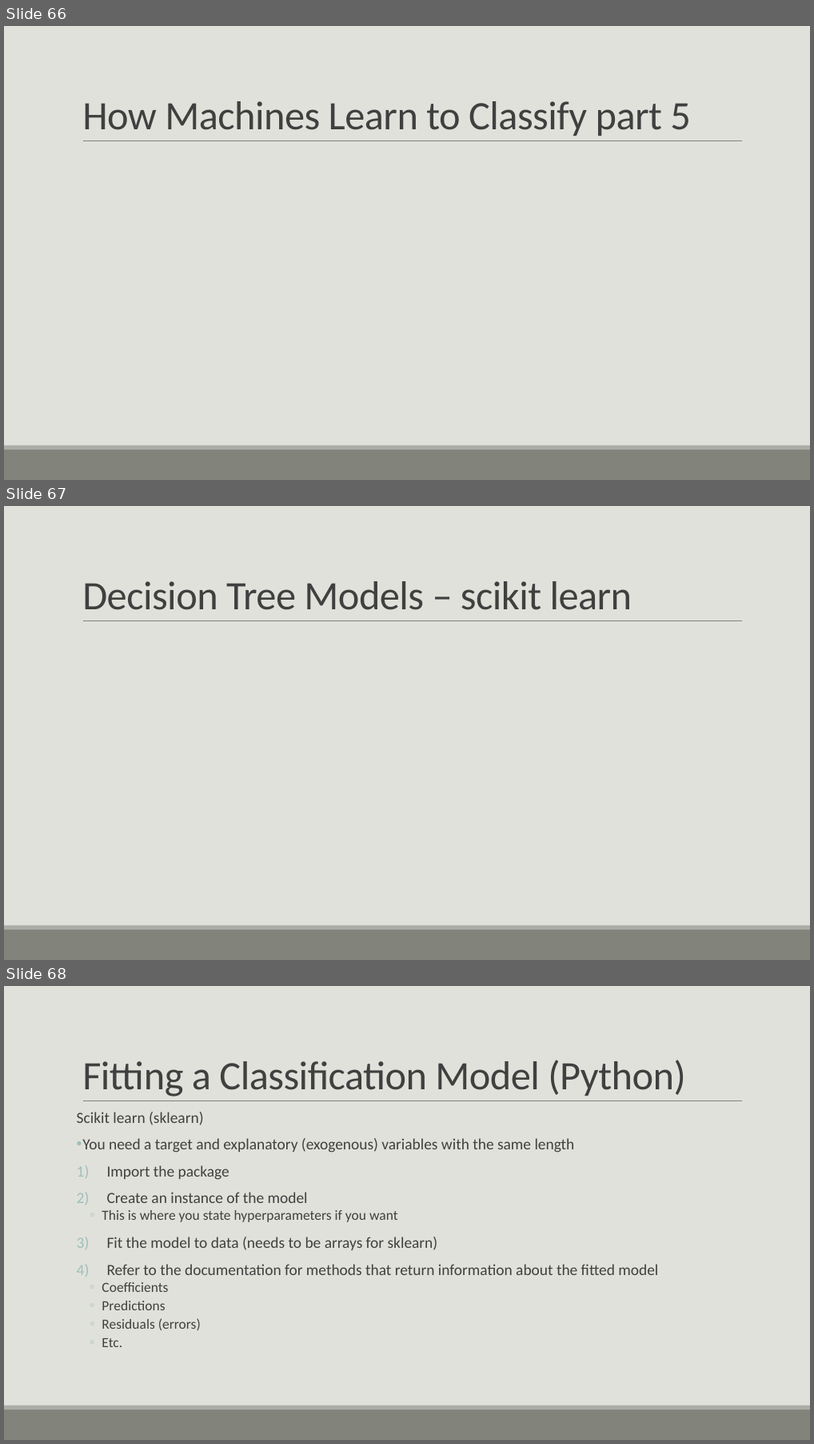
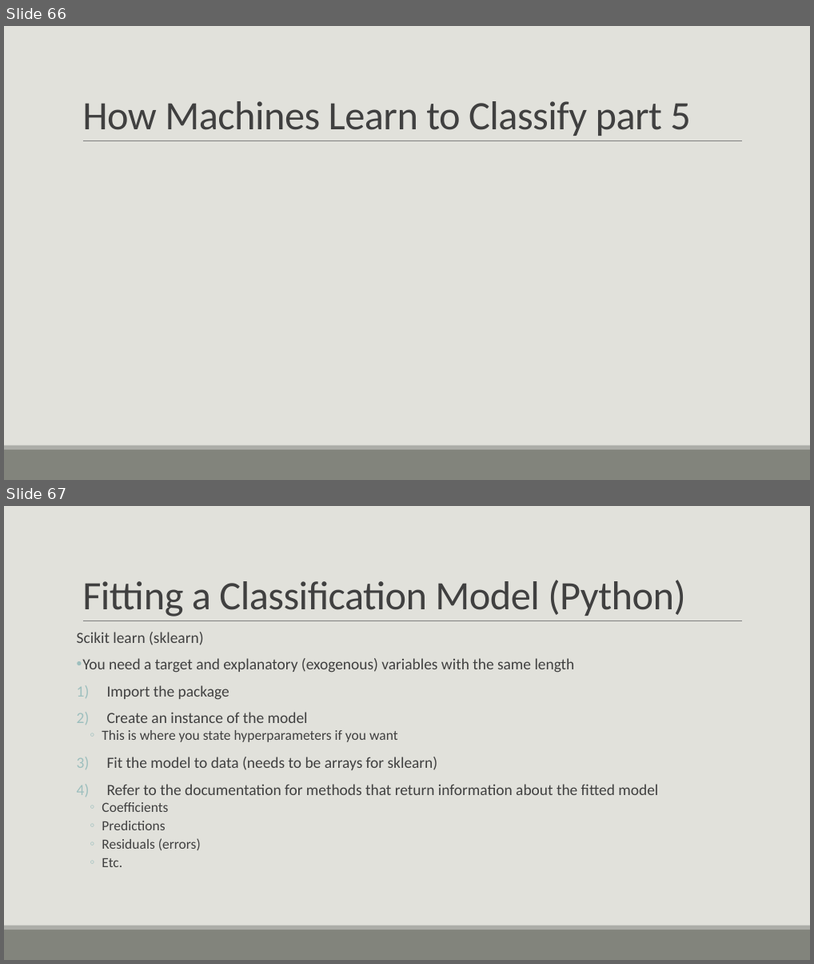
Before and after one commit to casey-whorton-waynestate/public-course-content, a slide deck: Wayne State Course.pptx. Shown one above the other, each under a label of ours: slides 66, 67 and 68 before the commit, slides 66 and 67 after it. The pictures are 814x1444 and 814x964 pixels, drawn with LibreOffice and Linux fonts; fonts in the diff are those of the drawing; grey boxes stand for pictures. Boxes give left, top, right and bottom in pixels: in the first picture for what was removed or moved away, otherwise in the second. Text is boxed around its words. In the diff, an @@ line names an element or a change of style, - is before the commit and + after.

```diff
--- a/Wayne State Course.pptx
+++ b/Wayne State Course.pptx
@@ slide 67 removed at <box>4,506,810,960</box>, background #E1E1DB; not listed: 3 template elements that a slide beside it also shows @@
@@ title removed at <box>82,581,633,610</box> @@
-Decision Tree Models – scikit learn
@@ what was slide 68 is now slide 67 @@
```
Also in this commit, not shown: 5 slides changed, 3 slides added, 4 other slides removed.
